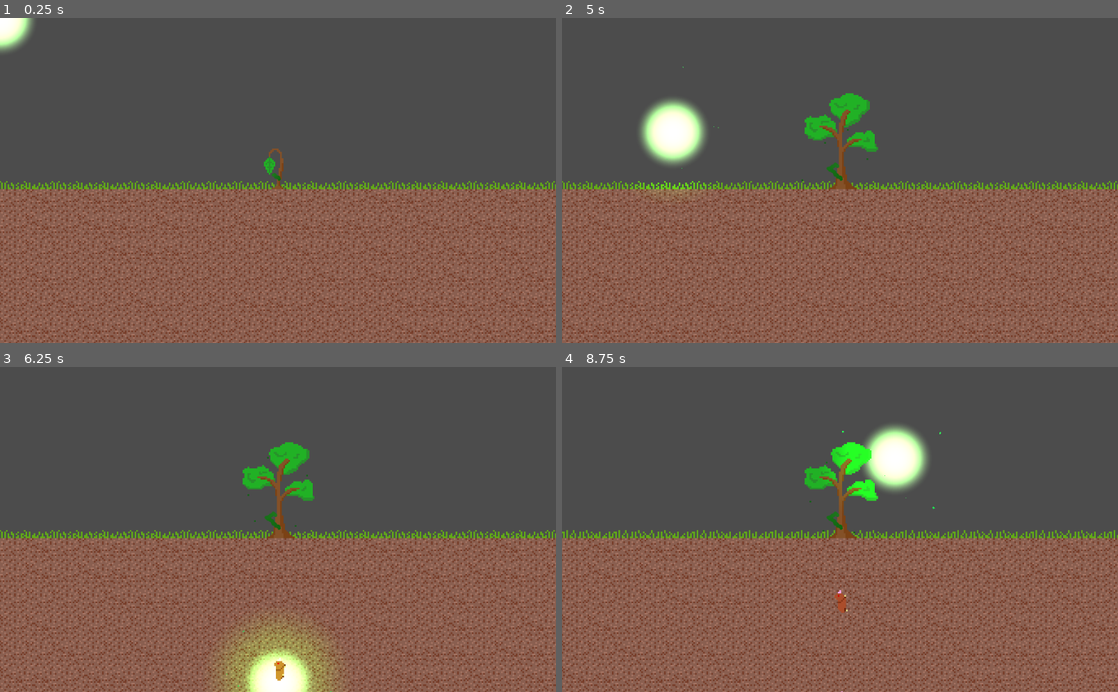
Above: before the commit, frames 1-4 (two rows, left to right).
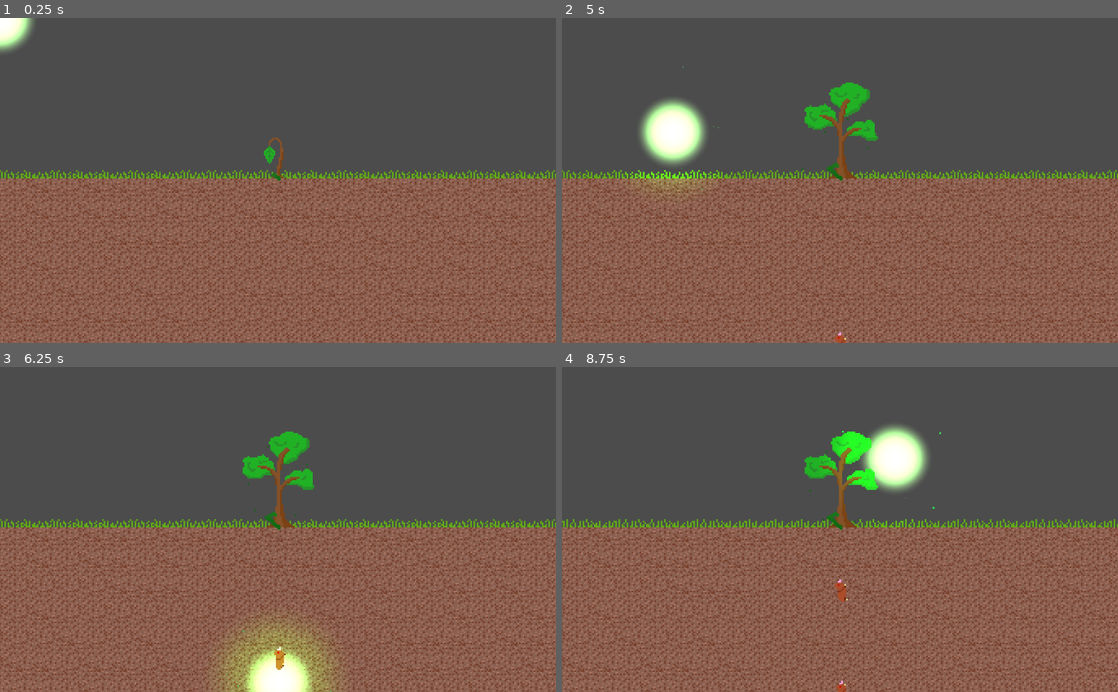
Above: after the commit, the same moments.

Repository: TaneliR/fgj2023
Game: Godot game, scene res://Scenes/TanelinScene.tscn
Same seed, same stepped clock (60 frames per second), same inputs: the game is played once before the commit and once after it. This scene is started directly instead of the project's main scene.
Inputs (mouse positions are in pixels of both pictures, inside the frame that each line leads up to):
- Up to frame 1 (0.25 s): no input
- Up to frame 2 (5 s): move the mouse to (962, 164) at 0.52 s; press the mouse at (962, 164) at 0.53 s; hold Up (ui_up) 0.53-1.28 s; tap Enter at 1.25, 4.25 s; move the mouse to (728, 196) at 1.27 s; release the mouse at (728, 196) at 1.28 s; hold Down (ui_down) 1.28-2.03 s; click (728, 196) at 1.35 s; move the mouse to (895, 109) at 2.02 s; press the mouse at (895, 109) at 2.03 s; hold Up (ui_up) 2.03-3.53 s; move the mouse to (812, 245) at 2.77 s; release the mouse at (812, 245) at 2.78 s; click (812, 245) at 2.85 s; tap Space at 3.5 s; move the mouse to (1006, 229) at 3.52 s; press the mouse at (1006, 229) at 3.53 s; hold Down (ui_down) from 3.53 s (still down); move the mouse to (673, 131) at 4.27 s; release the mouse at (673, 131) at 4.28 s; click (673, 131) at 4.35 s
- Up to frame 3 (6.25 s): move the mouse to (305, 529) at 5.02 s; press the mouse at (305, 529) at 5.03 s; move the mouse to (278, 682) at 5.77 s; release Down (ui_down) at 5.78 s; release the mouse at (278, 682) at 5.78 s; hold Up (ui_up) from 5.78 s (still down); click (278, 682) at 5.85 s
- Up to frame 4 (8.75 s): move the mouse to (962, 513) at 6.52 s; press the mouse at (962, 513) at 6.53 s; move the mouse to (728, 545) at 7.27 s; release the mouse at (728, 545) at 7.28 s; click (728, 545) at 7.35 s; move the mouse to (895, 458) at 8.02 s; release Up (ui_up) at 8.03 s; press the mouse at (895, 458) at 8.03 s; hold Down (ui_down) from 8.03 s (still down)

The runs differ from the first frame. In frame 1, 19% of the frame differs, in the area x 0-100%, y 36-100%; in frame 2, 20%; in frame 3, 20%; in frame 4, 20%, in the area x 0-100%, y 19-100%.

Commit message:
Change root start pos

Diff:
--- a/Roots/Scenes/TanelinScene.tscn
+++ b/Roots/Scenes/TanelinScene.tscn
@@ -64,7 +64,7 @@
 texture = ExtResource( 8 )
 
 [node name="Root" parent="." instance=ExtResource( 1 )]
-position = Vector2( 500, 32 )
+position = Vector2( 500, 52 )
 
 [node name="KinematicBody2D" type="Area2D" parent="."]
 collision_layer = 0
